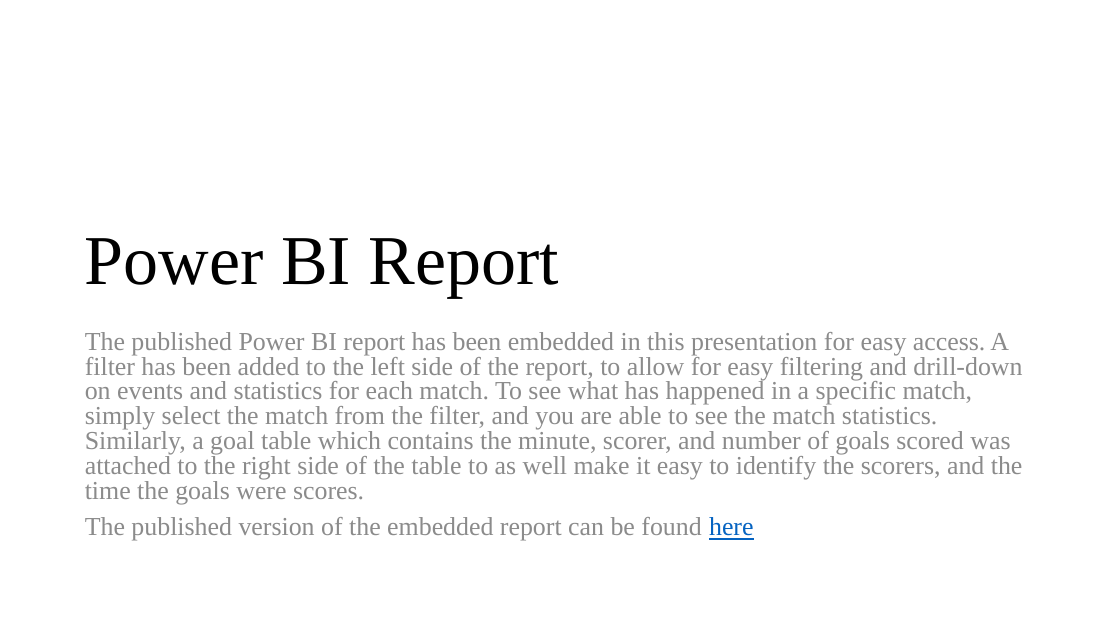
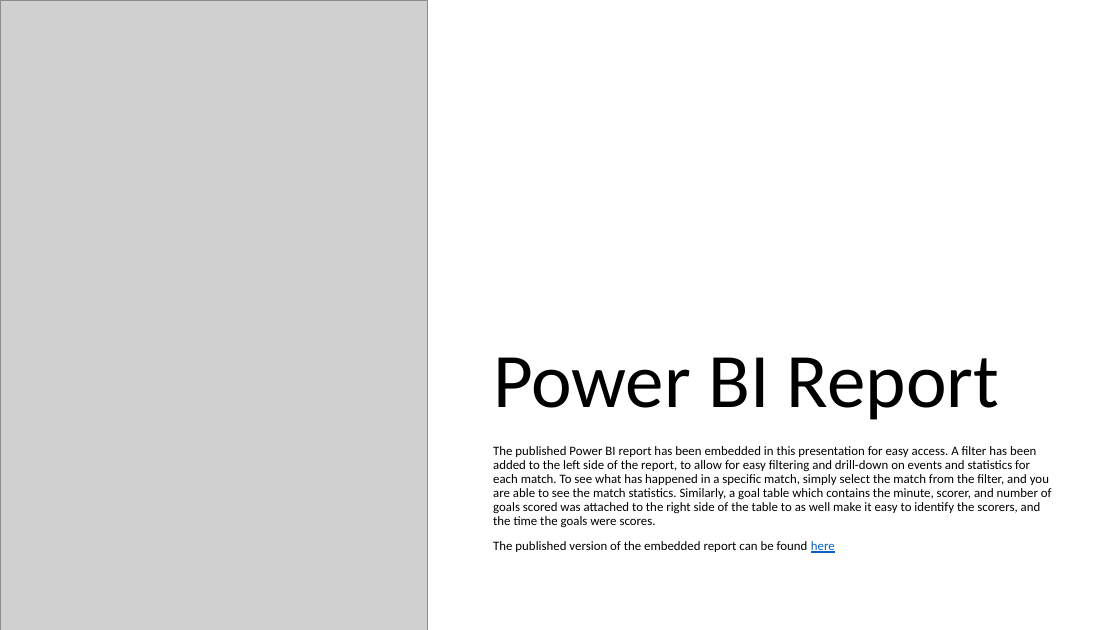
Before and after one commit to Behordeun/Scrapping-Data-from-FlashScore, a slide deck: slide 7 of England Premier League 2022_2023 Season.pptx. Drawn at 1120x630 pixels with LibreOffice and Linux fonts; fonts in the diff are those of the drawing; grey boxes stand for pictures. Boxes give left, top, right and bottom in pixels: in the first picture for what was removed or moved away, otherwise in the second. Text is boxed around its words. In the diff, an @@ line names an element or a change of style, - is before the commit and + after.

```diff
--- a/England Premier League 2022_2023 Season.pptx
+++ b/England Premier League 2022_2023 Season.pptx
@@ picture added at bbox=[0, 0, 428, 630] @@
@@ title "Power BI Report": place and size @@
-title "Power BI Report" at bbox=[85, 238, 559, 298]
+title "Power BI Report" at bbox=[493, 357, 999, 420]
@@ title "Power BI Report" at bbox=[493, 357, 999, 420]: size 60 to 66 pt, font Times New Roman to Calibri @@
@@ text "The published Power BI report ...": place and size @@
-text "The published Power BI report ..." at bbox=[85, 332, 1023, 541]
+text "The published Power BI report ..." at bbox=[493, 446, 1052, 553]
@@ text "The published Power BI report ..." at bbox=[493, 446, 1052, 553]: size 22.2 to 11 pt, font Times New Roman to Calibri, text colour #8C8C8C to #000000; line spacing 0.8 to 0.9 @@
```
Also in this commit, not shown: 6 other slides changed, 2 other files.
